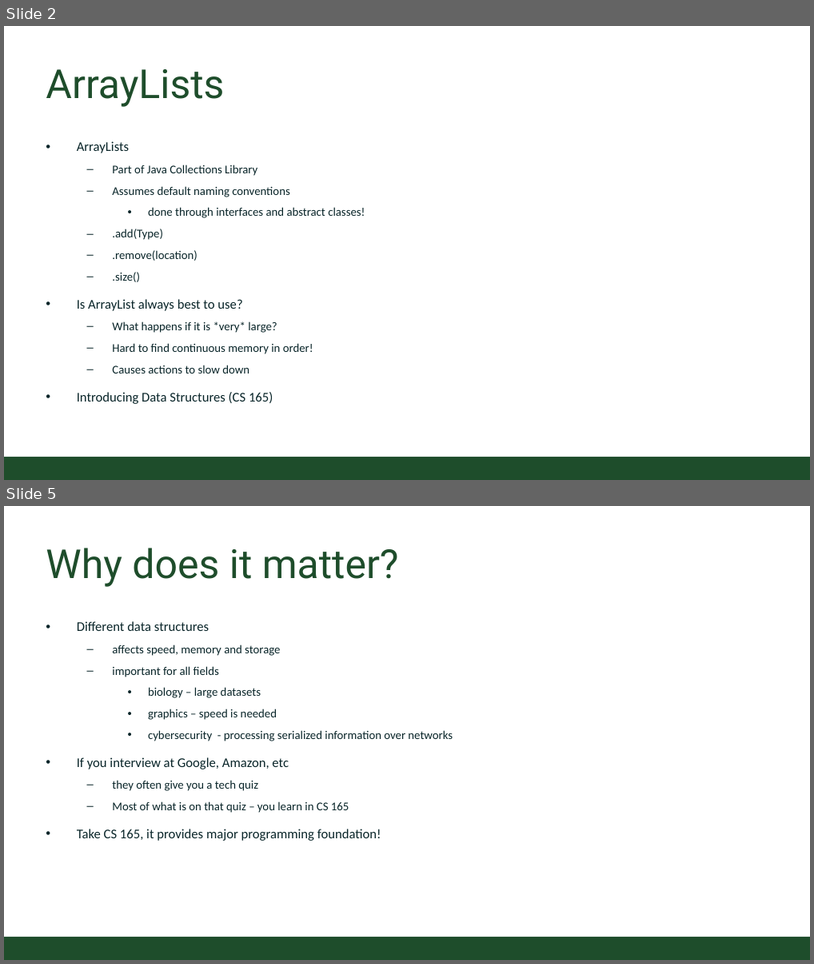
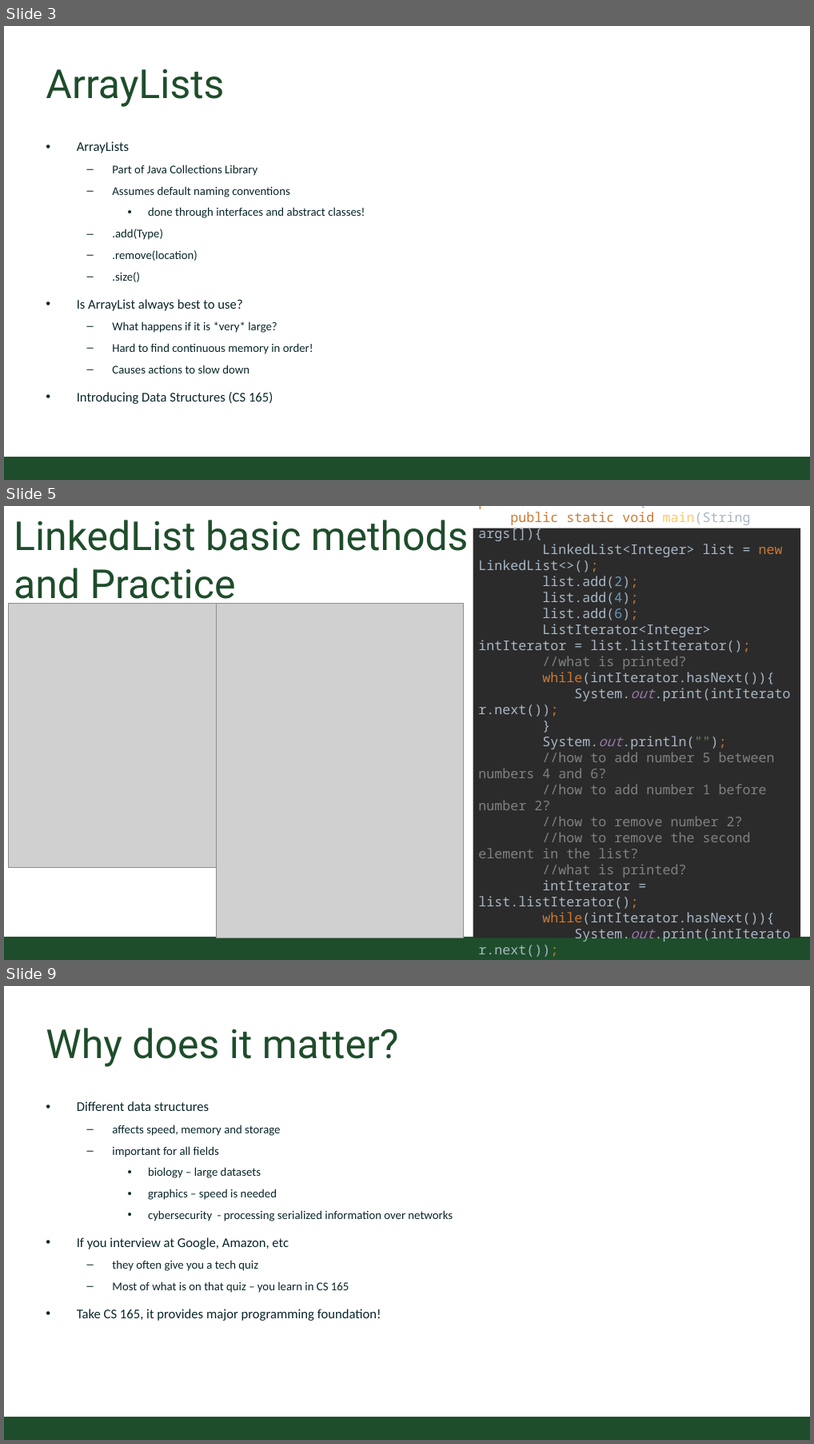
Before and after one commit to CSU-CompSci-CS163-4/Handouts, a slide deck: slides/On-Campus/14_03_Collections.pptx. Shown one above the other, each under a label of ours: slides 2 and 5 before the commit, slides 3, 5 and 9 after it; the slides between them are not shown. The pictures are 814x964 and 814x1444 pixels, drawn with LibreOffice and Linux fonts; fonts in the diff are those of the drawing; grey boxes stand for pictures; background and template pictures are left out. Boxes give left, top, right and bottom in pixels: in the first picture for what was removed or moved away, otherwise in the second. Text is boxed around its words. In the diff, an @@ line names an element or a change of style, - is before the commit and + after.

```diff
--- a/slides/On-Campus/14_03_Collections.pptx
+++ b/slides/On-Campus/14_03_Collections.pptx
@@ slide 5 added at (x1=4, y1=506, x2=810, y2=960), background #FFFFFF; not listed: 1 template element that a slide beside it also shows @@
@@ title added at (x1=14, y1=520, x2=469, y2=608), 54 pt, text #1E4D2B @@
+LinkedList basic methods
+and Practice
@@ rectangle added at (x1=474, y1=528, x2=802, y2=937), fill #2B2B2B, 18 pt, text #A9B7C6 @@
+import java.util.LinkedList;
+import java.util.ListIterator;
+public class LLTest {
+public static void main(String args[]){
+LinkedList<Integer> list = new LinkedList<>();
+list.add(2);
+list.add(4);
+list.add(6);
+ListIterator<Integer> intIterator = list.listIterator();
+//what is printed?
+while(intIterator.hasNext()){
+System.out.print(intIterator.next());
+}
+System.out.println("");
+//how to add number 5 between numbers 4 and 6?
+//how to add number 1 before number 2?
+//how to remove number 2?
+//how to remove the second element in the list?
+//what is printed?
+intIterator = list.listIterator();
+while(intIterator.hasNext()){
+System.out.print(intIterator.next());
+}
+}
+}
@@ picture added at (x1=8, y1=604, x2=216, y2=868) @@
@@ picture added at (x1=217, y1=604, x2=464, y2=938) @@
@@ what was slide 2 is now slide 3 @@
@@ what was slide 5 is now slide 9 @@
```
Also in this commit, not shown: 2 slides changed, 3 other slides added.
